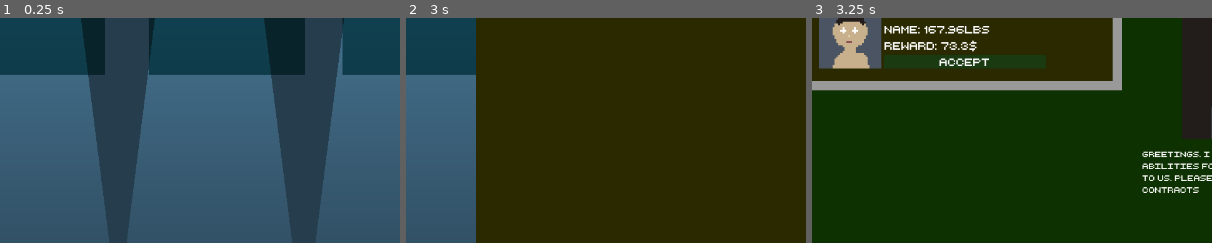
Above: before the commit, frames 1-3 (left to right).
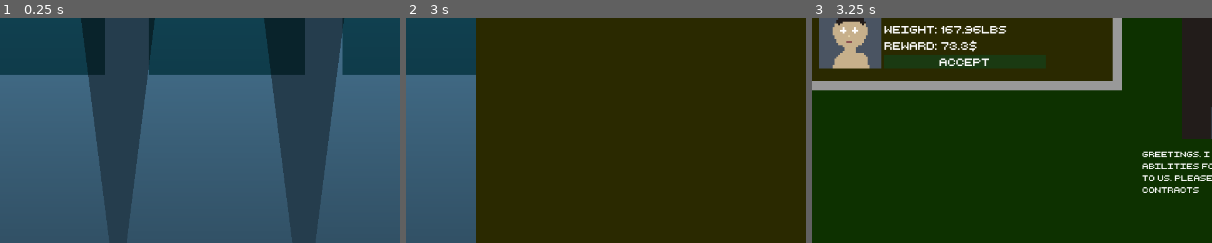
Above: after the commit, the same moments.

Repository: adrientremblay/ld56
Game: Godot game, scene res://scenes/game_screen.tscn
The game is run twice, just before and just after one commit, with the same random seed, the same clock (stepped at 60 frames per second) and the same inputs.
Inputs:
- Up to frame 1 (0.25 s): no input
- Up to frame 2 (3 s): click "Buy Creatures" at 0.5 s; click "buy snail" at 1.25 s; click "Buy Creatures" at 2 s; click "Buy Creatures" at 2.75 s
- Up to frame 3 (3.25 s): no input
The pictures show only the part of the screen within x 12-62%, y 25-75%; the shares and areas given below are measured in that part.

Frames 1-2 are identical in both runs. In frame 3, 0.6% of the frame differs, in the area x 18-49%, y 3-8%.

Commit message:
WIP corpse spawn point code

Diff:
--- a/scenes/game_screen.gd
+++ b/scenes/game_screen.gd
@@ -2,6 +2,10 @@
 
 @export var landCreatureScene: PackedScene
 @onready var contract_menu = $UI/ContractMenu
+@onready var corpse_spawn1 = $Aquarium/CorpseSpawn1
+@onready var corpse_spawn2 = $Aquarium/CorpseSpawn2
+@onready var corpse_spawn3 = $Aquarium/CorpseSpawn3
+@onready var corpse_spawn4 = $Aquarium/CorpseSpawn4
 
 func _ready() -> void:
 	contract_menu.visible = false
@@ -10,6 +14,18 @@
 	var creature = landCreatureScene.instantiate()
 	self.add_child(creature)
 
+func _on_contract_menu_should_spawn_corpse(person_name: Variant, weight: Variant, reward: Variant) -> void:
+	#find available spawn
+	var spawn_point = null
+	if (corpse_spawn1.get_child_count() == 0):
+		spawn_point = corpse_spawn1
+	elif (corpse_spawn2.get_child_count() == 0):
+		spawn_point = corpse_spawn2
+	elif (corpse_spawn3.get_child_count() == 0):
+		spawn_point = corpse_spawn3
+	elif (corpse_spawn4.get_child_count() == 0):
+		spawn_point = corpse_spawn4
+	if (spawn_point == null):
+		return
 
-func _on_contract_menu_should_spawn_corpse(person_name: Variant, weight: Variant, reward: Variant) -> void:
-	print("Spawn corpse!")
+	#asdf
--- a/scenes/game_screen.tscn
+++ b/scenes/game_screen.tscn
@@ -28,6 +28,20 @@
 script = ExtResource("1_ka8qc")
 landCreatureScene = ExtResource("2_nfyws")
 
+[node name="Aquarium" type="Node2D" parent="."]
+
+[node name="CorpseSpawn1" type="Node2D" parent="Aquarium"]
+position = Vector2(172, 619)
+
+[node name="CorpseSpawn2" type="Node2D" parent="Aquarium"]
+position = Vector2(479, 619)
+
+[node name="CorpseSpawn3" type="Node2D" parent="Aquarium"]
+position = Vector2(782, 619)
+
+[node name="CorpseSpawn4" type="Node2D" parent="Aquarium"]
+position = Vector2(1081, 622)
+
 [node name="AquariumBackdrop" type="Sprite2D" parent="."]
 position = Vector2(640, 360)
 scale = Vector2(5, 5)
@@ -136,6 +150,7 @@
 text = "buy snail"
 
 [node name="ContractMenu" type="Panel" parent="UI"]
+visible = false
 light_mask = 0
 layout_mode = 0
 offset_left = 96.0
--- a/scripts/contract.gd
+++ b/scripts/contract.gd
@@ -16,7 +16,7 @@
 	self.reward = reward
 
 	$MarginContainer/HBoxContainer/VBoxContainer/NameLabel.text = "Name: " + person_name
-	$MarginContainer/HBoxContainer/VBoxContainer/WeightLabel.text = "Name: " + str(weight) + "lbs"
+	$MarginContainer/HBoxContainer/VBoxContainer/WeightLabel.text = "Weight: " + str(weight) + "lbs"
 	$MarginContainer/HBoxContainer/VBoxContainer/RewardLabel.text = "Reward: " + str(reward) + "$"
 
 func _on_button_pressed() -> void:
